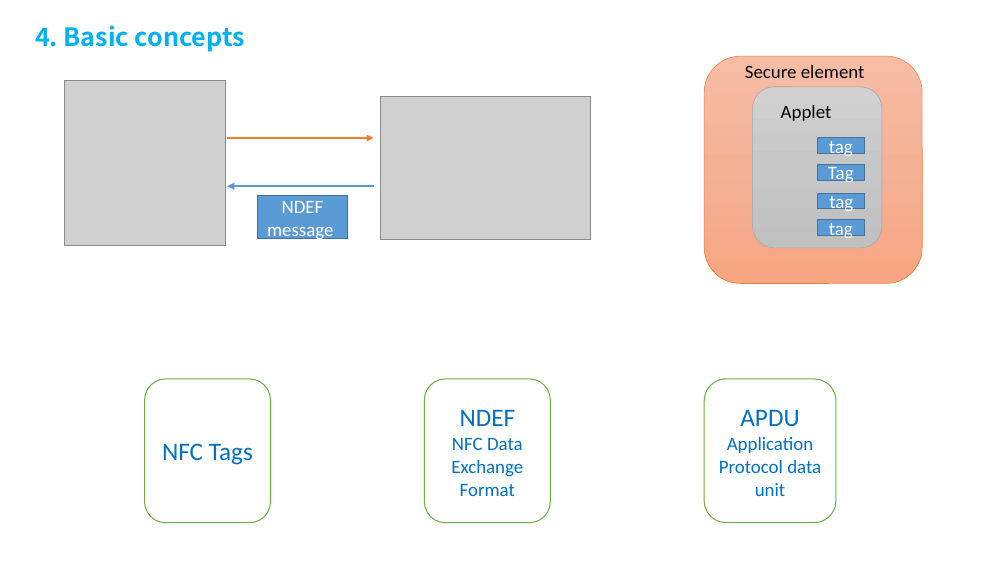
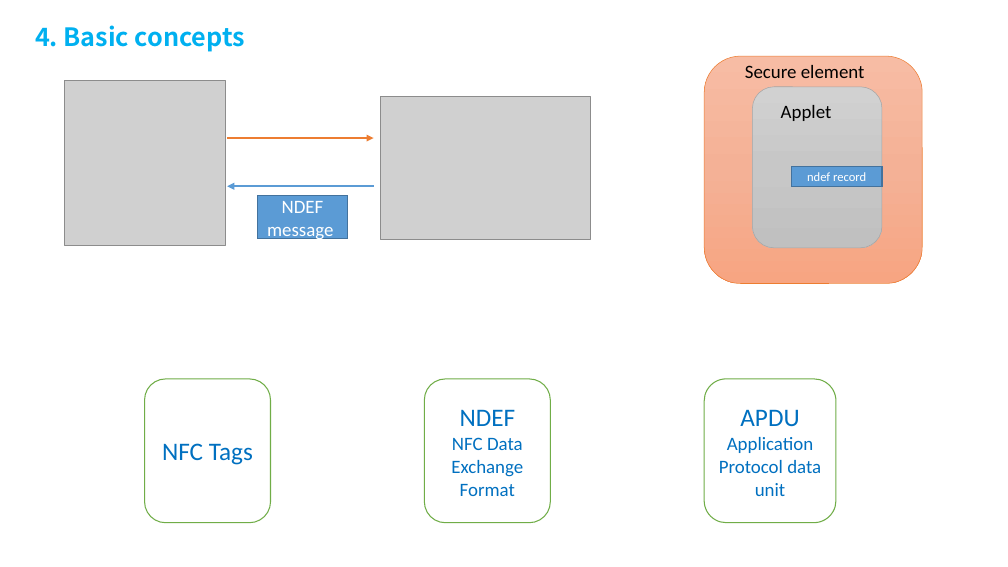
Before and after one commit to Tan2NT/nfc_workshop, a slide deck: slide 8 of NFC Technology workshop.pptx. Drawn at 1008x567 pixels with LibreOffice and Linux fonts; fonts in the diff are those of the drawing; grey boxes stand for pictures; background and template pictures are left out. Boxes give left, top, right and bottom in pixels: in the first picture for what was removed or moved away, otherwise in the second. Text is boxed around its words. In the diff, an @@ line names an element or a change of style, - is before the commit and + after.

```diff
--- a/NFC Technology workshop.pptx
+++ b/NFC Technology workshop.pptx
@@ rectangle "ndef record": place and size @@
-rectangle "ndef record" at <box>817,138,865,154</box>
+rectangle "ndef record" at <box>792,166,882,186</box>
@@ text in rectangle at <box>807,172,866,181</box>: text changed; size 18 to 12 pt @@
-tag
+ndef record
@@ rectangle removed at <box>817,165,865,181</box> @@
-Tag
@@ rectangle removed at <box>818,194,866,209</box> @@
-tag
@@ rectangle removed at <box>817,220,865,236</box> @@
-tag
```
Also in this commit, not shown: 2 other slides changed, 1 slide added, 1 slide removed, 5 other files.
